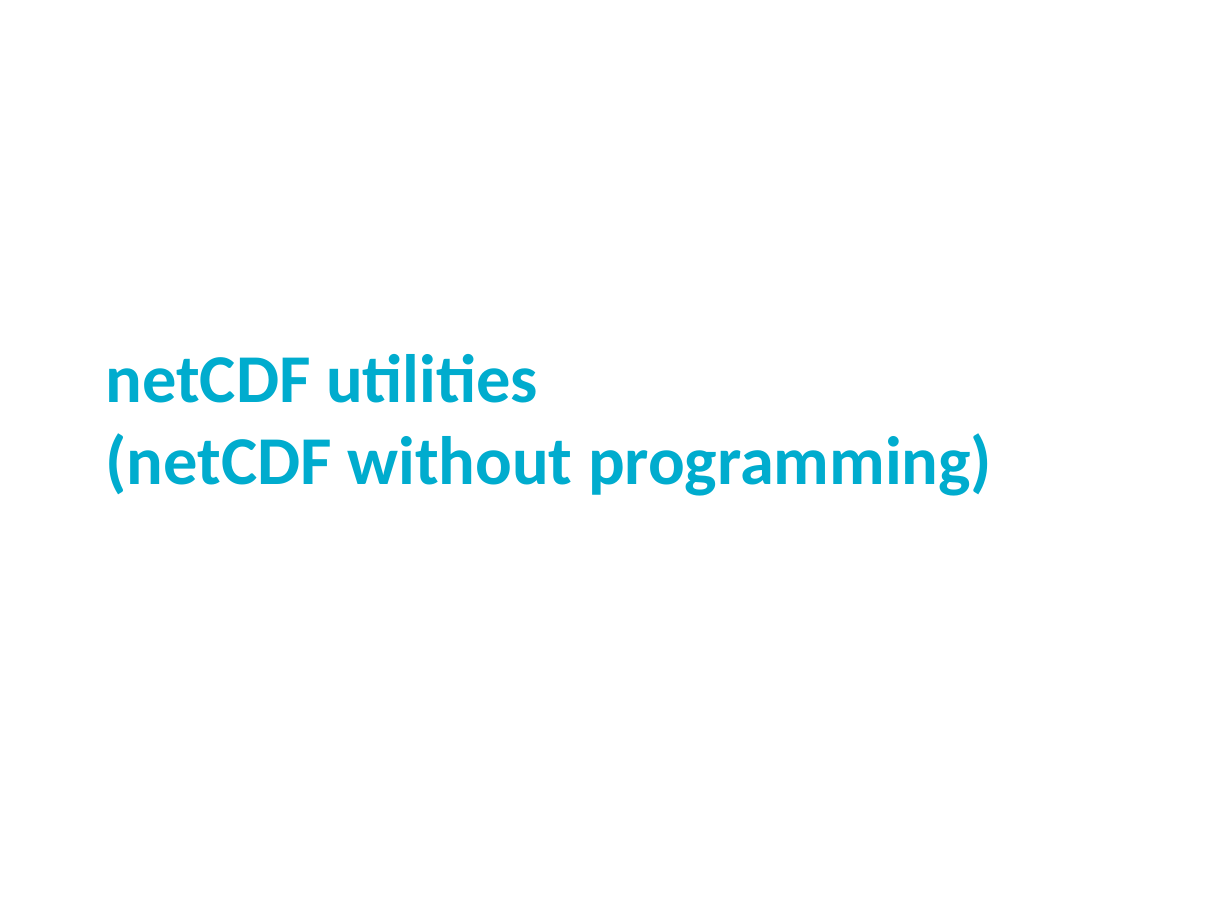
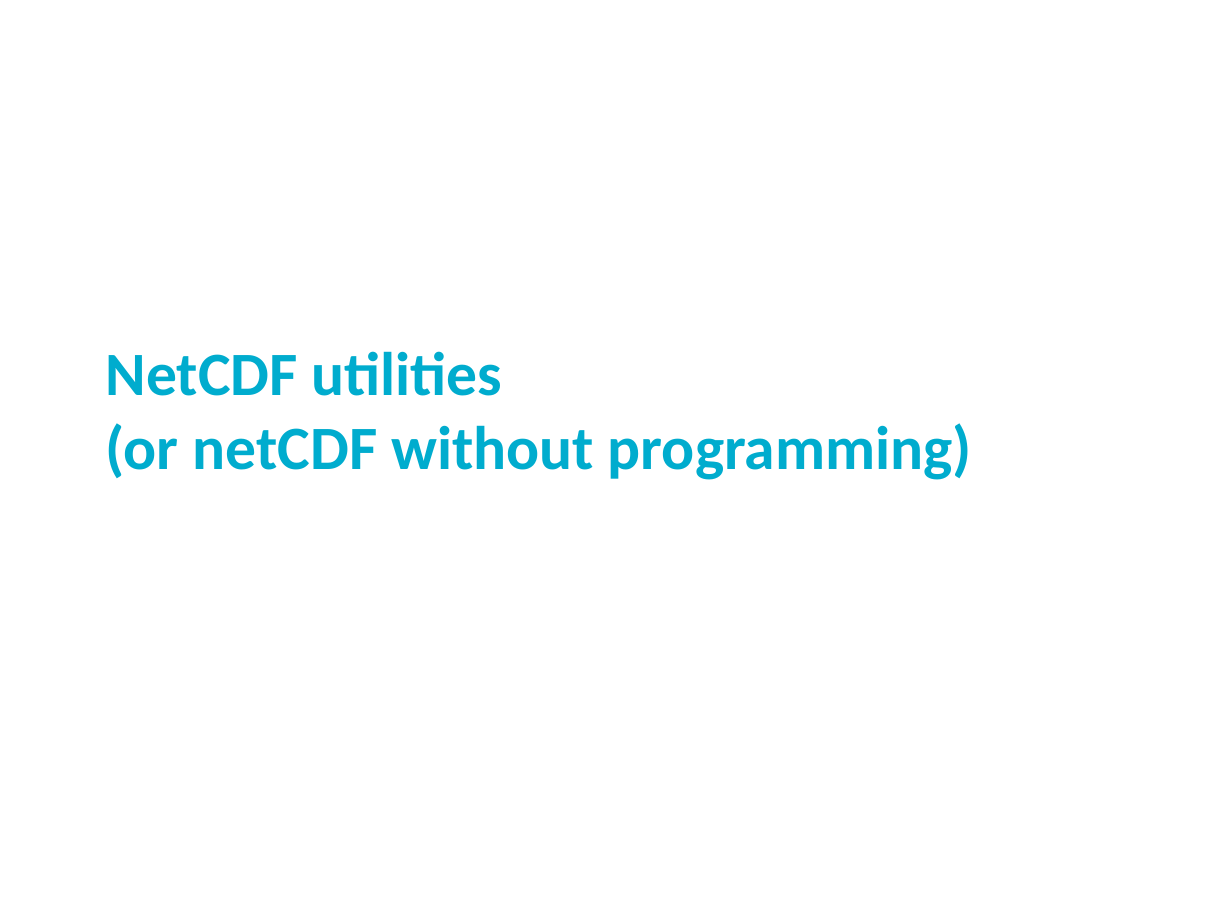
Before and after one commit to Unidata/python-workshop, a slide deck: slide 24 of presentations/netcdf-intro.pptx. Drawn at 1232x924 pixels with LibreOffice and Linux fonts; fonts in the diff are those of the drawing; background and template pictures are left out. Boxes give left, top, right and bottom in pixels: in the first picture for what was removed or moved away, otherwise in the second. Text is boxed around its words. In the diff, an @@ line names an element or a change of style, - is before the commit and + after.

```diff
--- a/presentations/netcdf-intro.pptx
+++ b/presentations/netcdf-intro.pptx
@@ title at (x1=106, y1=351, x2=972, y2=480): text changed; size 40 to 36 pt @@
-netCDF utilities
-(netCDF without programming)
+NetCDF utilities
+(or netCDF without programming)
```
Also in this commit, not shown: 16 other slides changed, 1 other file.
